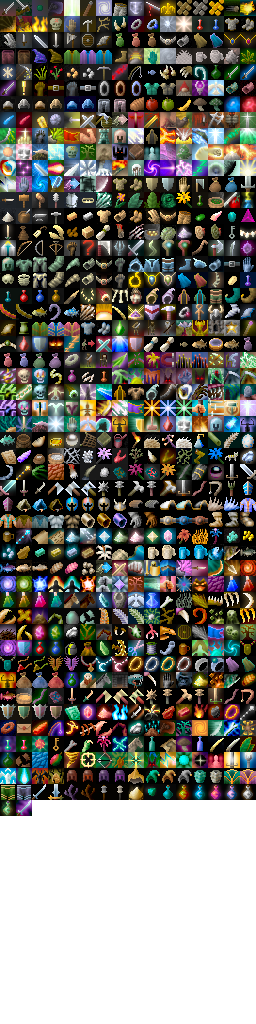
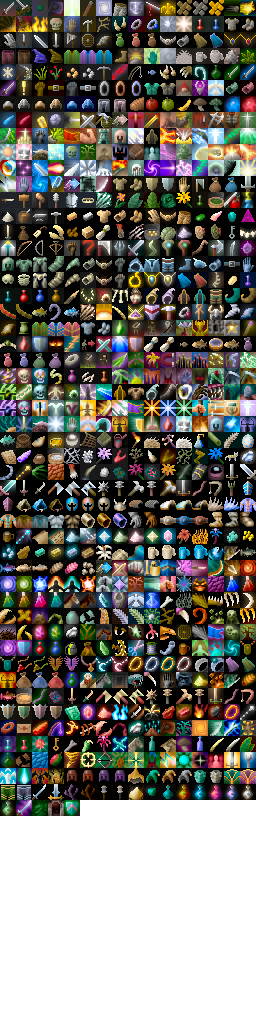
Revision of a layered (256, 1024) image; what changed, layer by layer:
painted on "Background" over bbox(50, 800, 80, 816)
painted on "shade" over bbox(32, 800, 64, 816)
